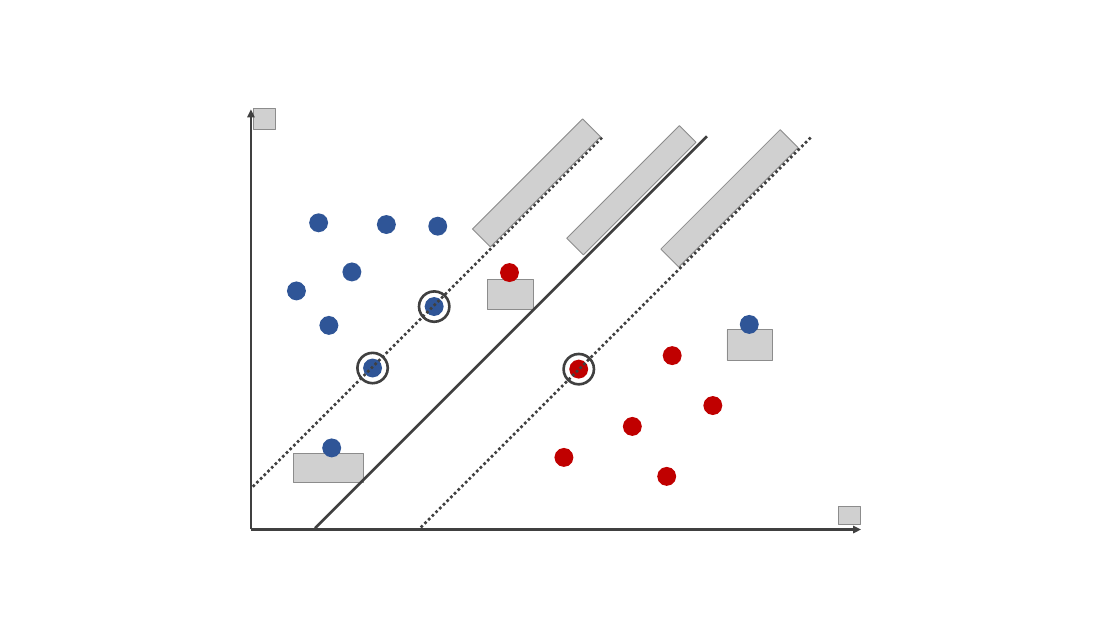
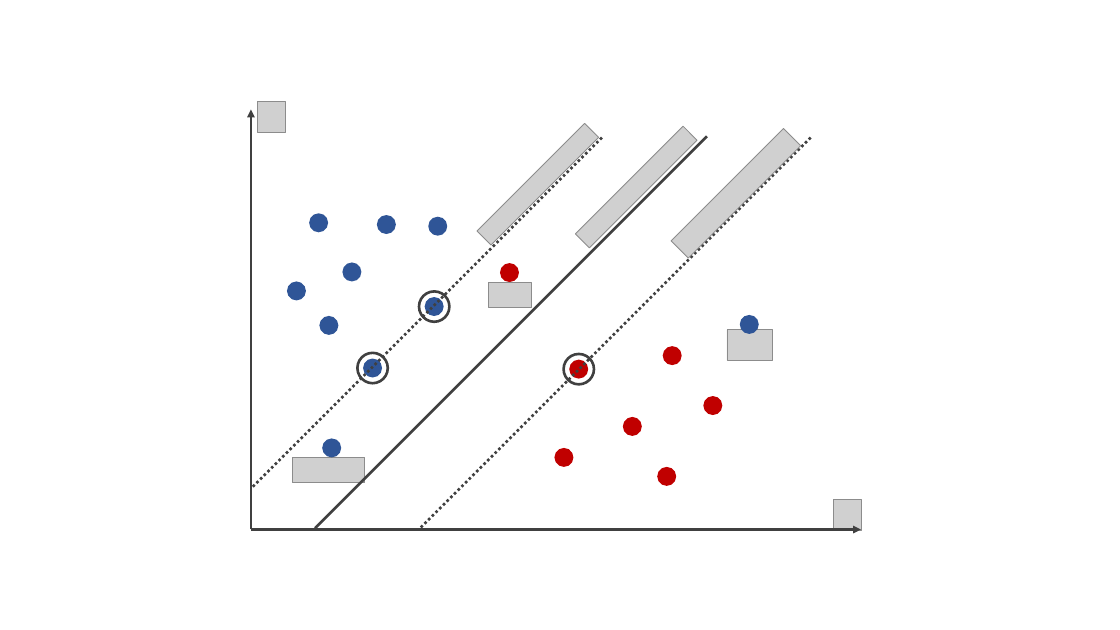
Before and after one commit to hungpq7/data-science, a slide deck: slide 7 of image/0_raw_image.pptx. Drawn at 1120x630 pixels with LibreOffice and Linux fonts; fonts in the diff are those of the drawing; grey boxes stand for pictures. Boxes give left, top, right and bottom in pixels: in the first picture for what was removed or moved away, otherwise in the second. Text is boxed around its words. In the diff, an @@ line names an element or a change of style, - is before the commit and + after.

```diff
--- a/image/0_raw_image.pptx
+++ b/image/0_raw_image.pptx
@@ picture removed at [253,108,275,129] @@
@@ picture added at [258,102,286,134] @@
@@ picture: place and size @@
-picture at [473,119,600,247]
+picture at [477,123,599,245]
@@ picture: place and size @@
-picture at [567,125,697,255]
+picture at [576,126,697,248]
@@ picture: place and size @@
-picture at [661,130,798,267]
+picture at [671,129,800,258]
@@ picture: place and size @@
-picture at [293,454,363,482]
+picture at [292,458,365,483]
@@ picture added at [833,499,861,531] @@
@@ picture removed at [839,507,861,525] @@
```
Also in this commit, not shown: 3 other slides changed, 37 other files.
